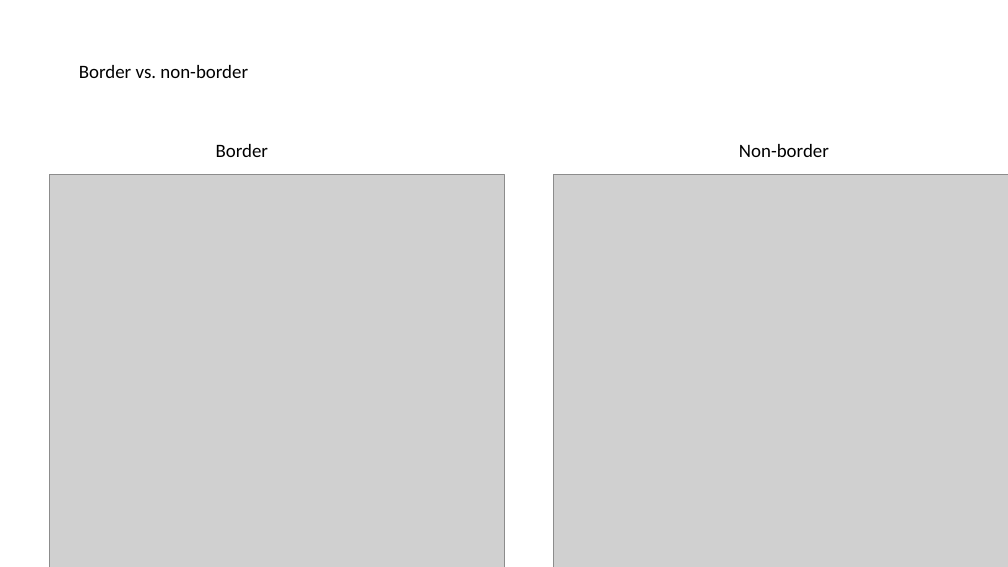
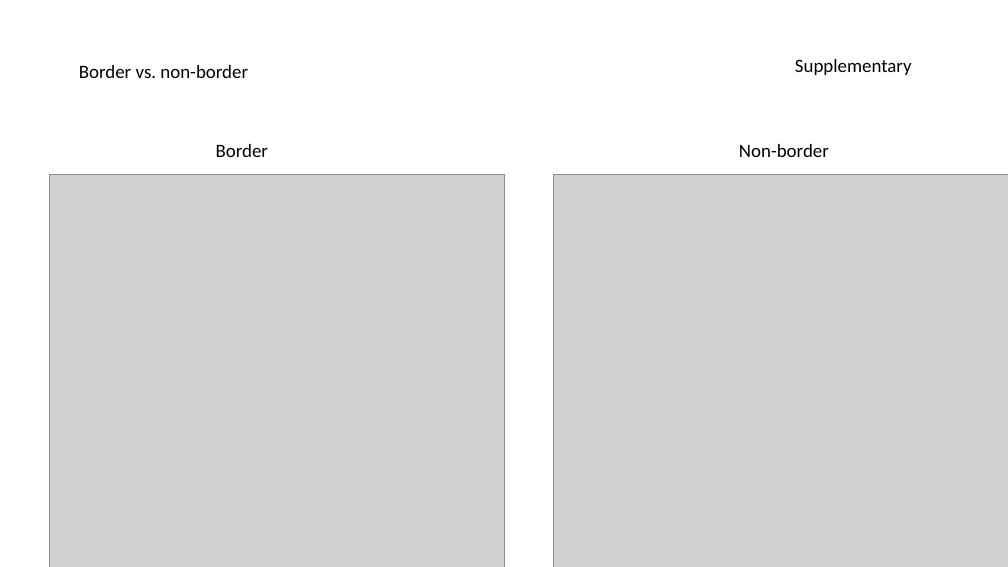
Before and after one commit to arkobarman/trafficStopProject, a slide deck: slide 59 of trafficStop_summer23.pptx. Drawn at 1008x567 pixels with LibreOffice and Linux fonts; fonts in the diff are those of the drawing; grey boxes stand for pictures. Boxes give left, top, right and bottom in pixels: in the first picture for what was removed or moved away, otherwise in the second. Text is boxed around its words. In the diff, an @@ line names an element or a change of style, - is before the commit and + after.

```diff
--- a/trafficStop_summer23.pptx
+++ b/trafficStop_summer23.pptx
@@ text added at <box>795,59,912,75</box>, 18 pt, text #000000 @@
+Supplementary
```
Also in this commit, not shown: 7 other slides changed, 25 other files.
